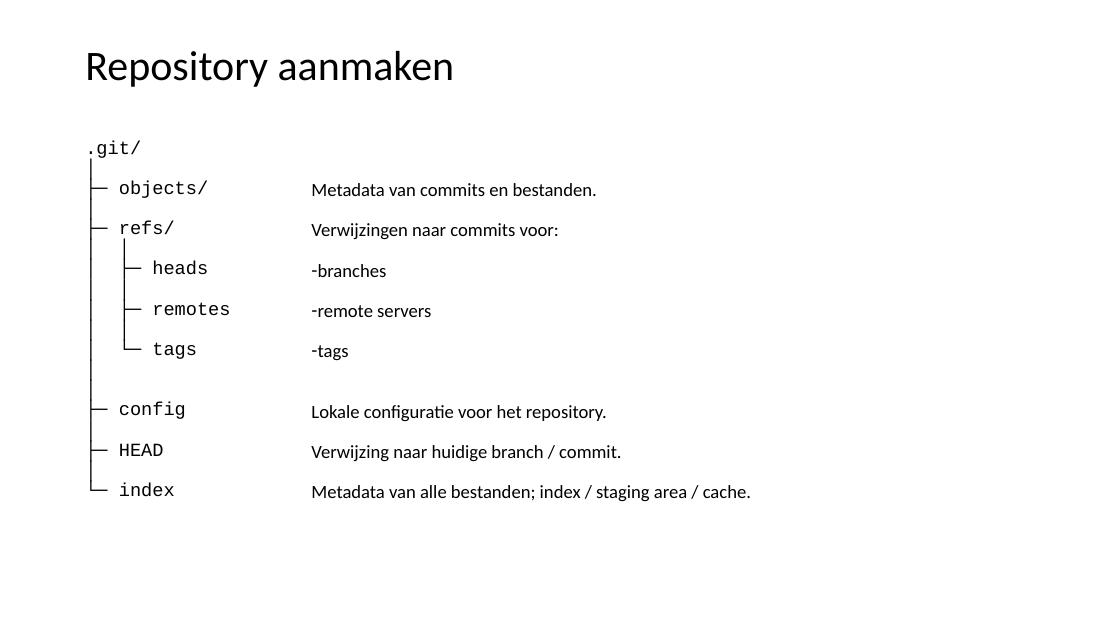
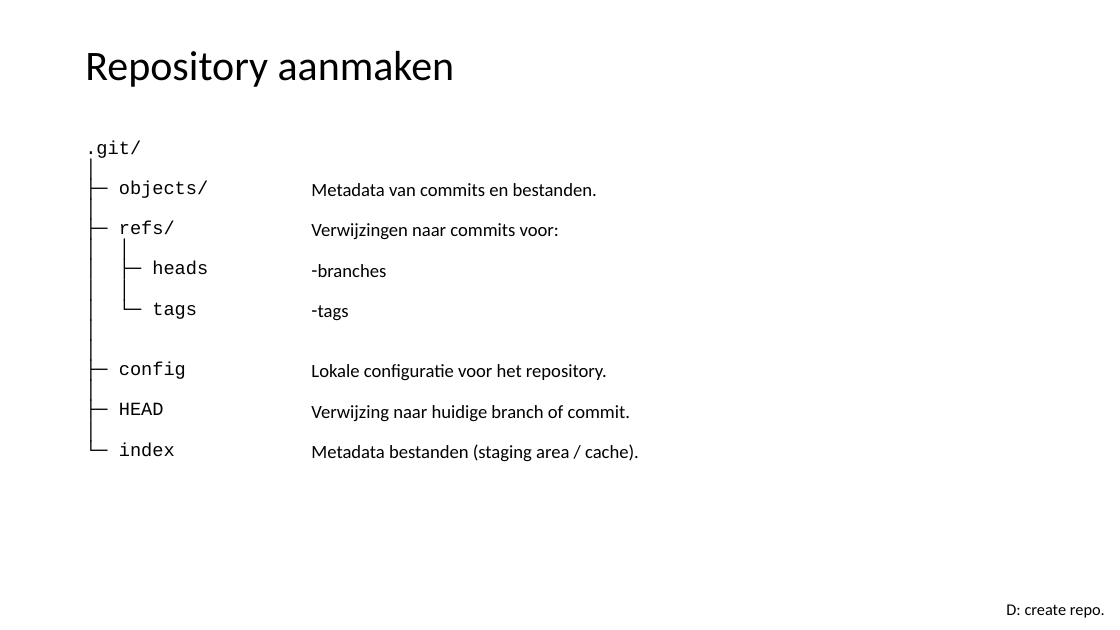
Before and after one commit to LFKoning/knowledge-sharing, a slide deck: slide 13 of git_course/1_basics/git_basic.pptx. Drawn at 1120x630 pixels with LibreOffice and Linux fonts; fonts in the diff are those of the drawing. Boxes give left, top, right and bottom in pixels: in the first picture for what was removed or moved away, otherwise in the second. Text is boxed around its words. In the diff, an @@ line names an element or a change of style, - is before the commit and + after.

```diff
--- a/git_course/1_basics/git_basic.pptx
+++ b/git_course/1_basics/git_basic.pptx
@@ text at box(152, 302, 230, 316): paragraphs removed @@
-│ │
-│ ├─ remotes
@@ text at box(318, 305, 431, 317): paragraph removed @@
-– remote servers
@@ text at box(311, 405, 639, 462): text changed @@
-Verwijzing naar huidige branch / commit.
-Metadata van alle bestanden; index / staging area / cache.
+Verwijzing naar huidige branch of commit.
+Metadata bestanden (staging area / cache).
@@ text added at box(1006, 604, 1105, 618), 14 pt, text #000000 @@
+D: create repo.
```
Also in this commit, not shown: 32 other slides changed, 1 other file.
